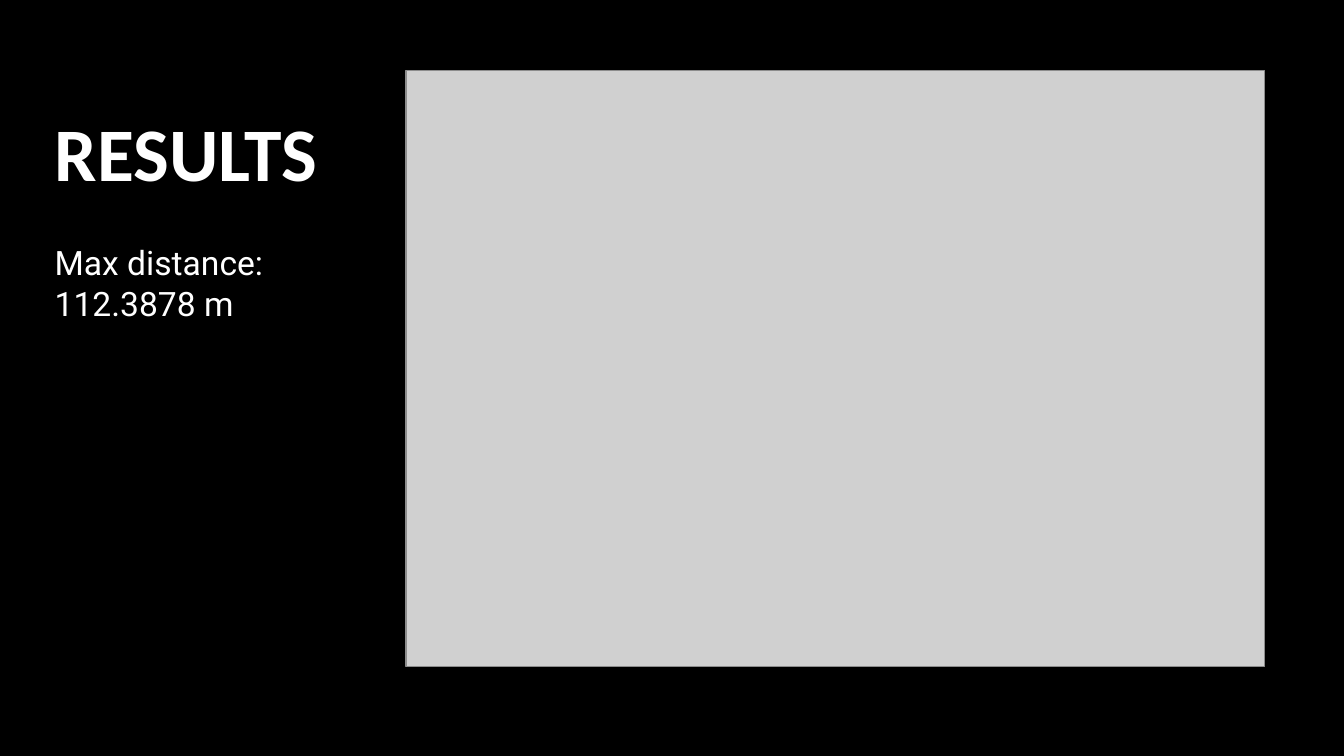
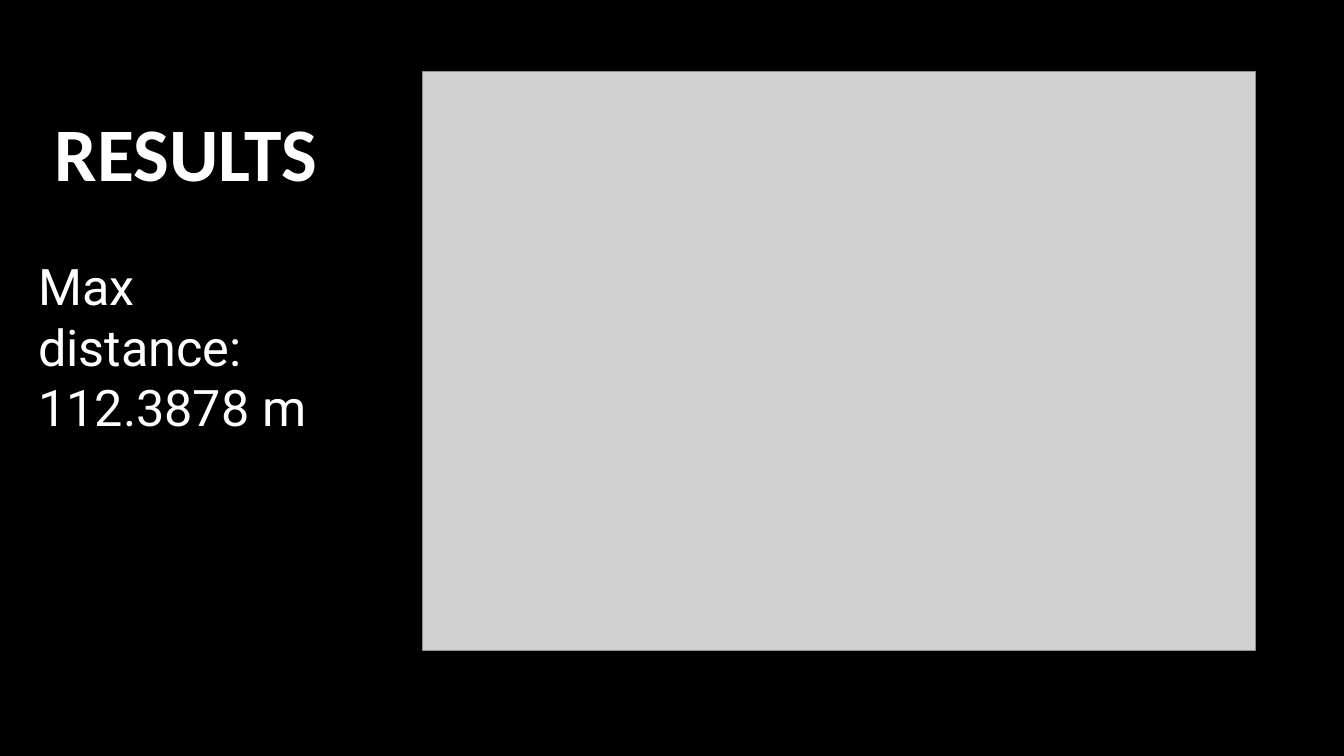
Before and after one commit to juliemaude/term_project_360420_w2019_forgues_viel_v2, a slide deck: slide 5 of report/PowerPointPresentationv2.pptx. Drawn at 1344x756 pixels with LibreOffice and Linux fonts; fonts in the diff are those of the drawing; grey boxes stand for pictures; background and template pictures are left out. Boxes give left, top, right and bottom in pixels: in the first picture for what was removed or moved away, otherwise in the second. Text is boxed around its words. In the diff, an @@ line names an element or a change of style, - is before the commit and + after.

```diff
--- a/report/PowerPointPresentationv2.pptx
+++ b/report/PowerPointPresentationv2.pptx
@@ picture: place and size @@
-picture at <box>406,71,1265,667</box>
+picture at <box>422,72,1256,651</box>
@@ text "Max distance: 112.3878 m": place and size @@
-text "Max distance: 112.3878 m" at <box>55,249,263,317</box>
+text "Max distance: 112.3878 m" at <box>38,269,306,427</box>
@@ text "Max distance: 112.3878 m" at <box>38,269,306,427</box>: size 24 to 36 pt @@
```
Also in this commit, not shown: 3 other slides changed.
